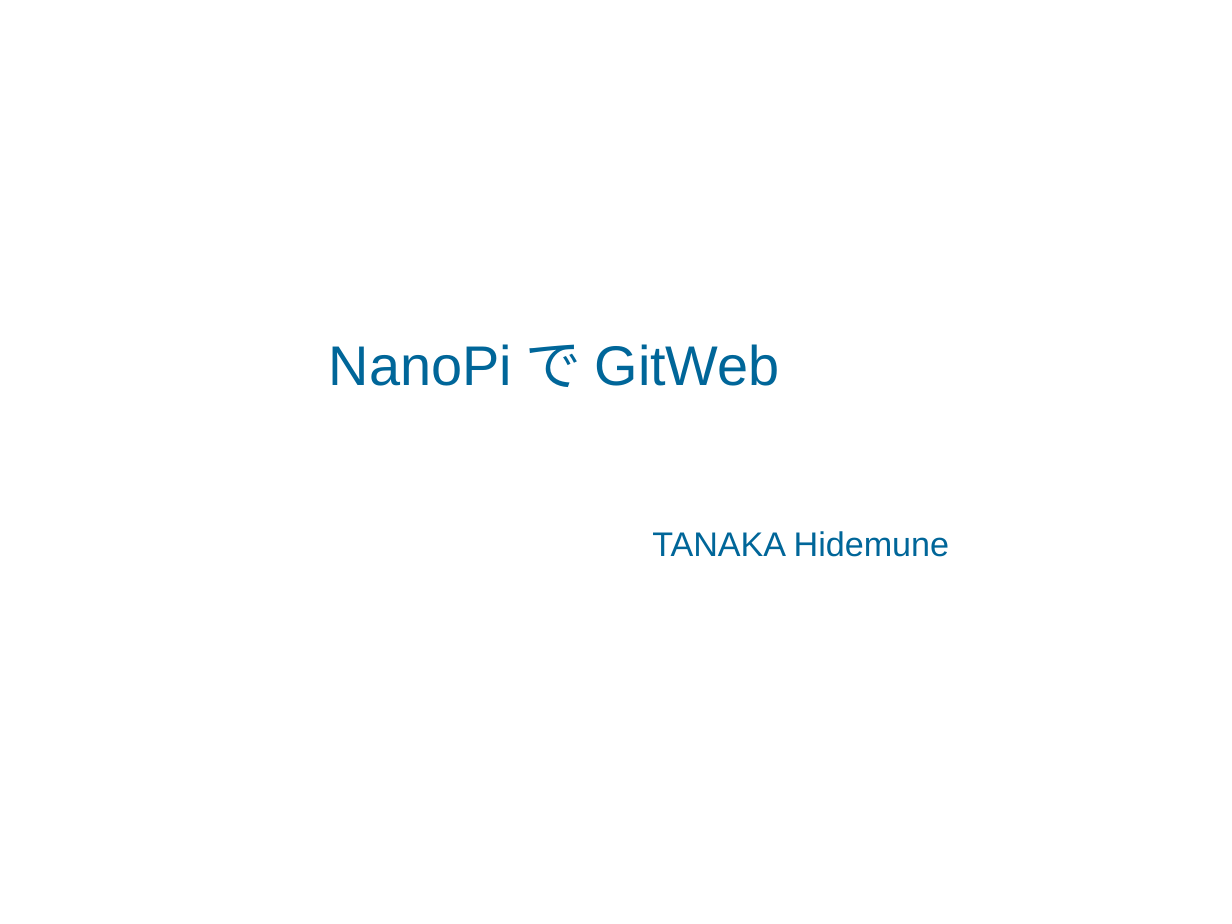
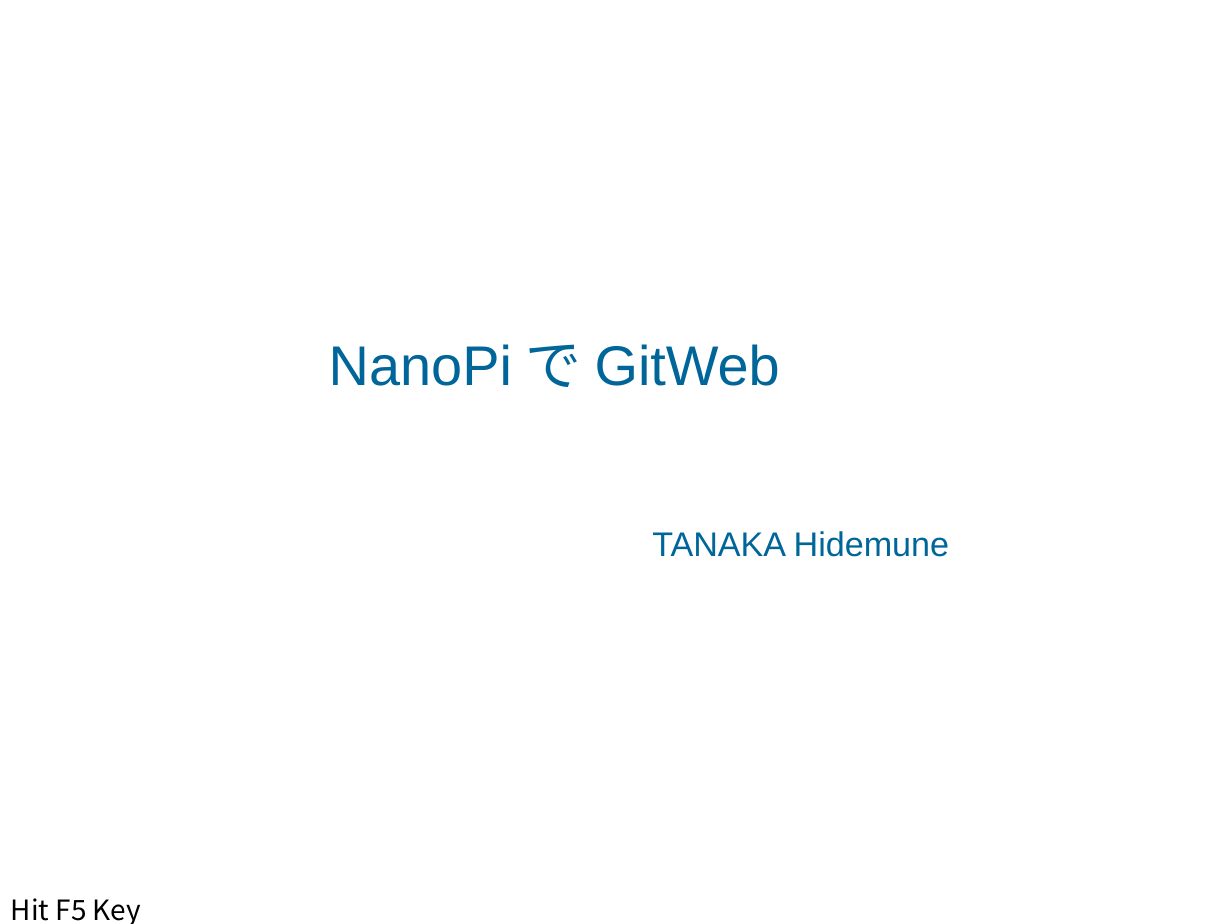
Before and after one commit to hidemune/nanoPI_git, a slide deck: slide 1 of GitWeb.odp. Drawn at 1232x924 pixels with LibreOffice and Linux fonts; fonts in the diff are those of the drawing; background and template pictures are left out. Boxes give left, top, right and bottom in pixels: in the first picture for what was removed or moved away, otherwise in the second. Text is boxed around its words. In the diff, an @@ line names an element or a change of style, - is before the commit and + after.

```diff
--- a/GitWeb.odp
+++ b/GitWeb.odp
@@ text added at (x1=11, y1=898, x2=141, y2=924), 18 pt, text #000000 @@
+Hit F5 Key
```
Also in this commit, not shown: 8 other slides changed, 3 other files.
